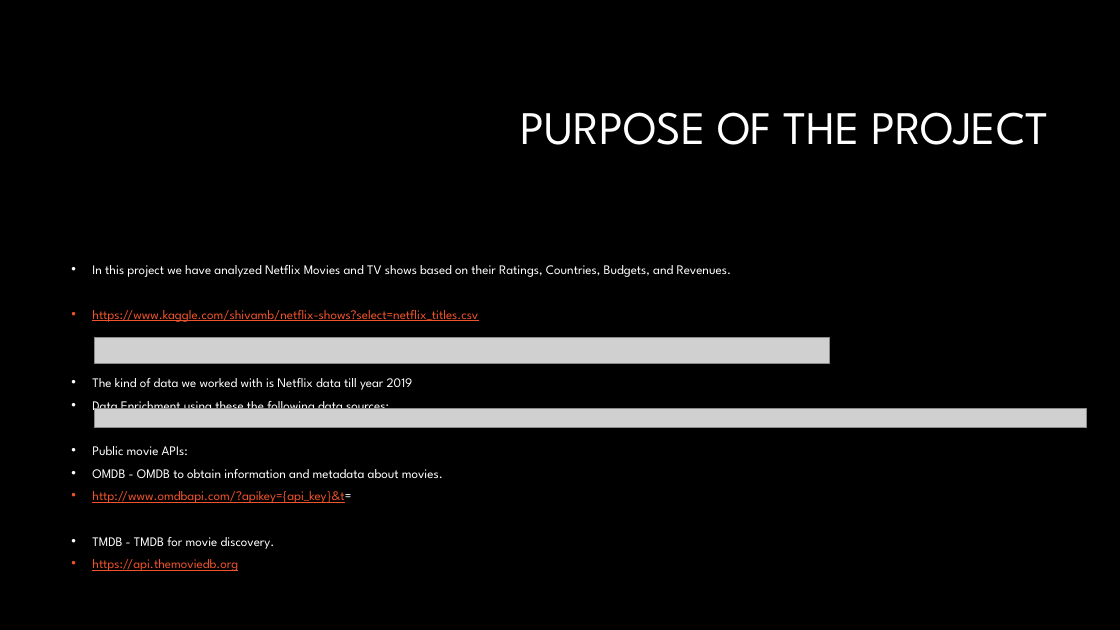
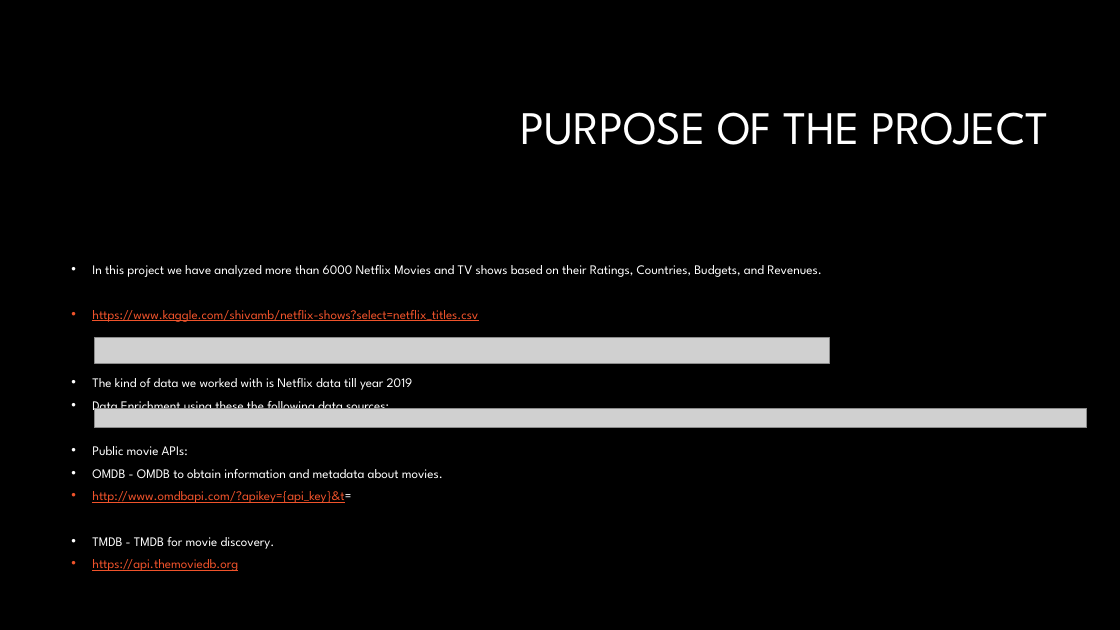
Before and after one commit to ahmadfarouk/Project-Netflix, a slide deck: slide 2 of netflix/The era of Netflix.pptx. Drawn at 1120x630 pixels with LibreOffice and Linux fonts; fonts in the diff are those of the drawing; grey boxes stand for pictures; background and template pictures are left out. Boxes give left, top, right and bottom in pixels: in the first picture for what was removed or moved away, otherwise in the second. Text is boxed around its words. In the diff, an @@ line names an element or a change of style, - is before the commit and + after.

Commit message:
Project

```diff
--- a/netflix/The era of Netflix.pptx
+++ b/netflix/The era of Netflix.pptx
@@ text at <box>92,265,821,277</box>: text changed @@
-• In this project we have analyzed Netflix Movies and TV shows based on their Ratings, Countries, Budgets, and Revenues.
+• In this project we have analyzed more than 6000 Netflix Movies and TV shows based on their Ratings, Countries, Budgets, and Revenues.
```
Also in this commit, not shown: 3 other slides changed, 2 other files.
